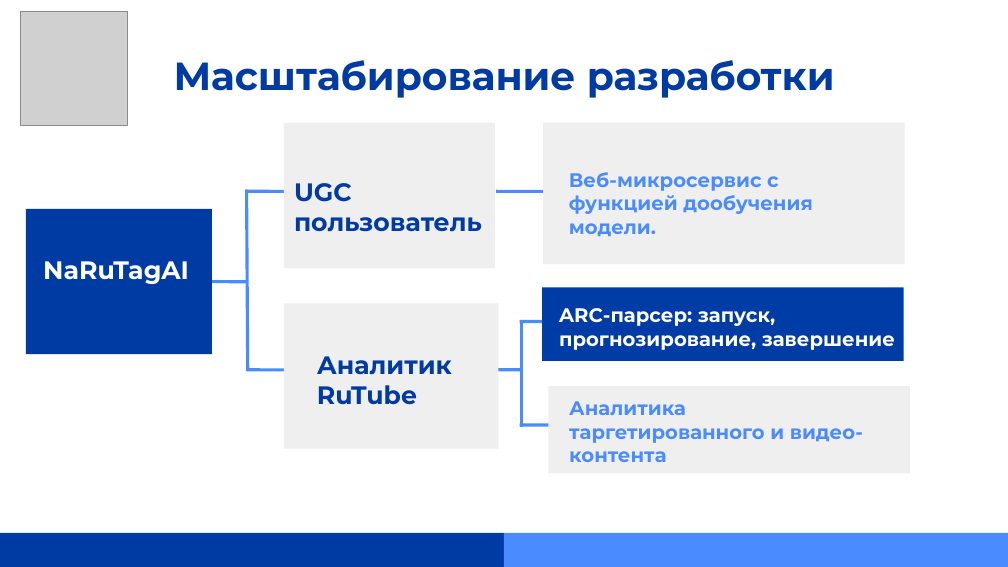
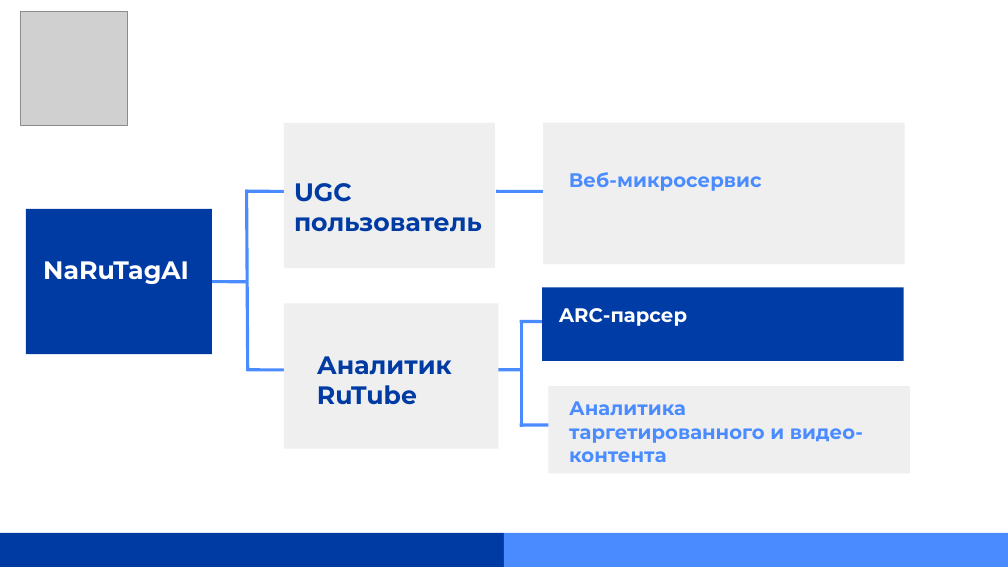
Before and after one commit to Prischli-Drink-Coffee/NaRuTagAI, a slide deck: slide 6 of src/images/NaRuTagAI.pptx (slide 7 before the commit). Drawn at 1008x567 pixels with LibreOffice and Linux fonts; fonts in the diff are those of the drawing; grey boxes stand for pictures. Boxes give left, top, right and bottom in pixels: in the first picture for what was removed or moved away, otherwise in the second. Text is boxed around its words. In the diff, an @@ line names an element or a change of style, - is before the commit and + after.

```diff
--- a/src/images/NaRuTagAI.pptx
+++ b/src/images/NaRuTagAI.pptx
@@ title removed at <box>174,60,835,98</box> @@
-Масштабирование разработки
@@ subtitle at <box>569,172,762,191</box>: text changed @@
-Веб-микросервис с функцией дообучения модели.
+Веб-микросервис
@@ subtitle at <box>559,308,687,326</box>: text changed @@
-ARC-парсер: запуск, прогнозирование, завершение
+ARC-парсер
```
Also in this commit, not shown: 1 slide added, 2 slides removed, 18 other files.
